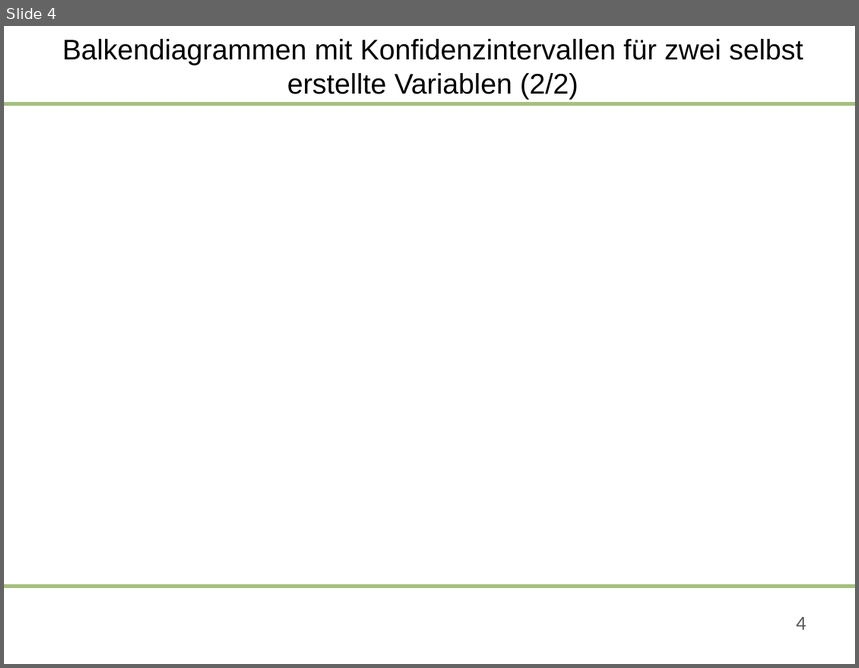
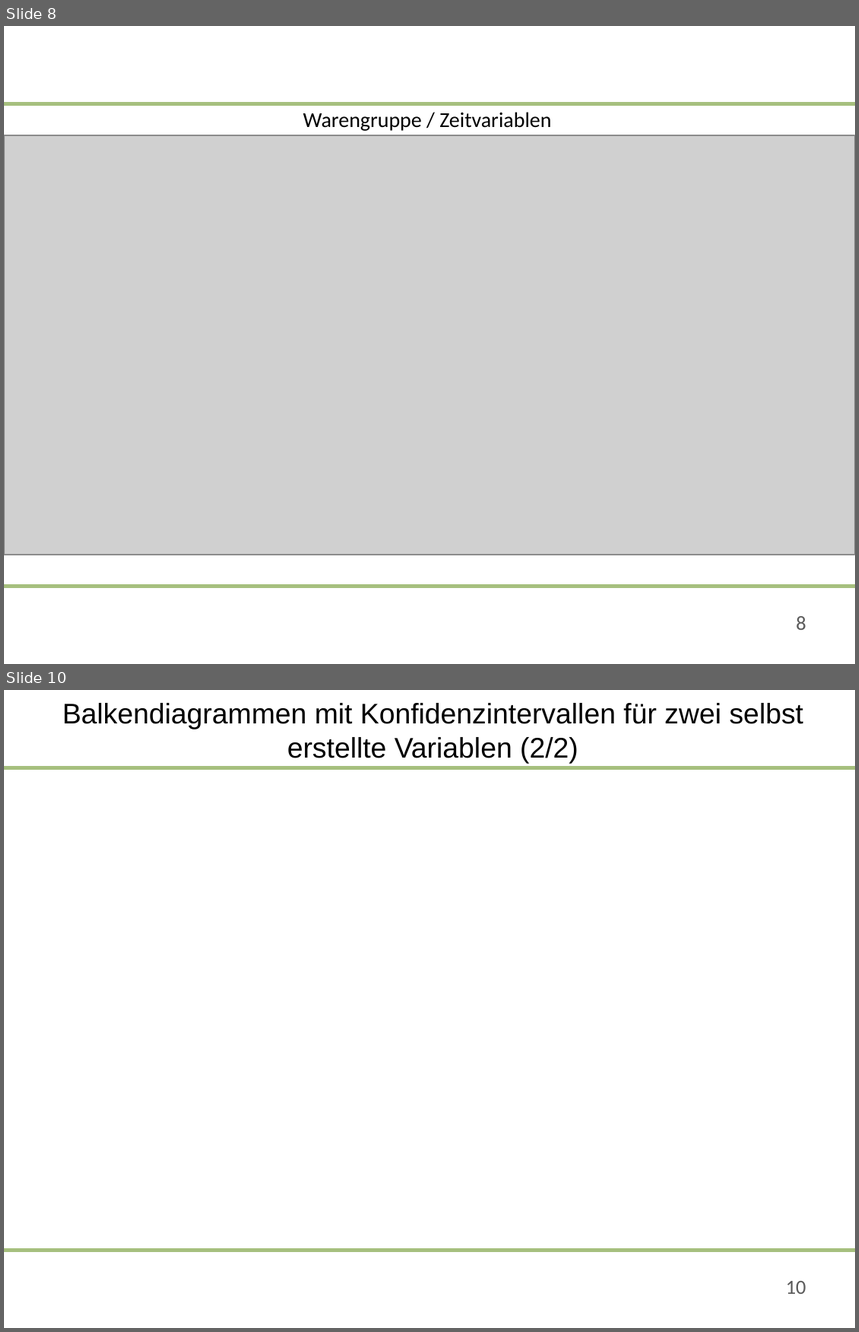
Before and after one commit to saludwig26/Data-science-Team-5-1, a slide deck: 09-06-2020-Präsentation_Team 5.pptx. Shown one above the other, each under a label of ours: slide 4 before the commit, slides 8 and 10 after it; the slides between them are not shown. The pictures are 859x668 and 859x1332 pixels, drawn with LibreOffice and Linux fonts; fonts in the diff are those of the drawing; grey boxes stand for pictures; background and template pictures are left out. Boxes give left, top, right and bottom in pixels: in the first picture for what was removed or moved away, otherwise in the second. Text is boxed around its words. In the diff, an @@ line names an element or a change of style, - is before the commit and + after.

```diff
--- a/09-06-2020-Präsentation_Team 5.pptx
+++ b/09-06-2020-Präsentation_Team 5.pptx
@@ slide 8 added at [4,26,855,664], background #FFFFFF; not listed: 2 template elements that a slide beside it also shows @@
@@ text added at [303,112,551,131], 18 pt, text #000000 @@
+Warengruppe / Zeitvariablen
@@ picture added at [4,135,855,556] @@
@@ page number added at [796,617,806,630], 17 pt, text #595959 @@
+8
@@ what was slide 4 is now slide 10 @@
@@ page number at [786,1281,807,1294]: text changed @@
-4
+10
```
Also in this commit, not shown: 5 slides changed, 3 other slides added.
